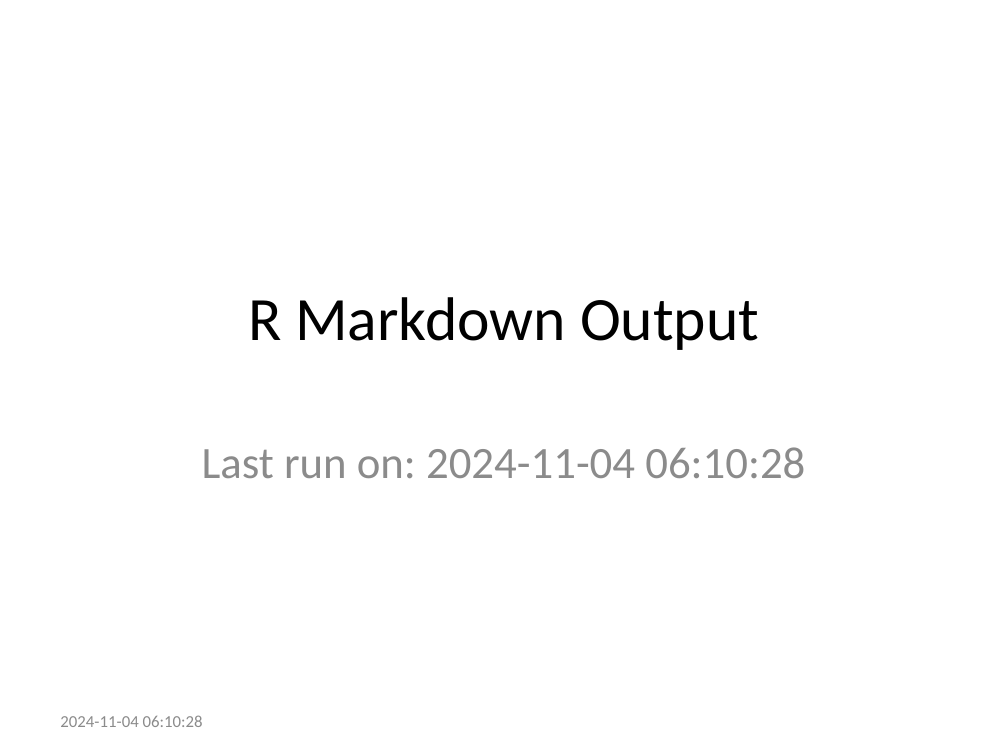
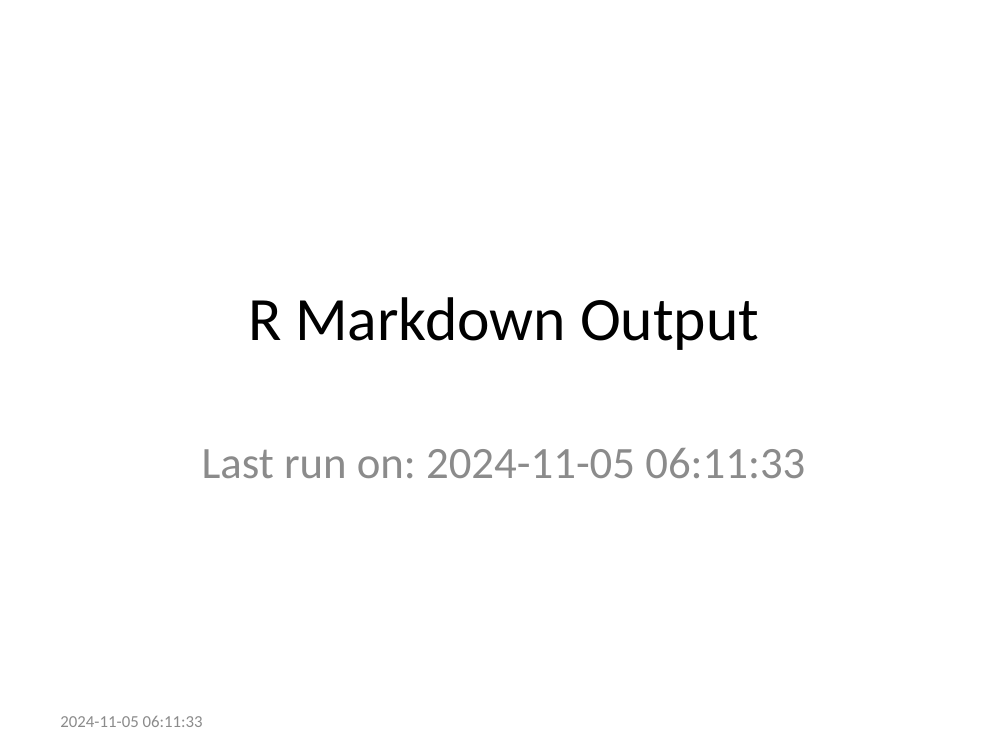
Before and after one commit to ries9112/R-Markdown-Gallery, a slide deck: slide 1 of presentations/powerpoint.pptx. Drawn at 1008x756 pixels with LibreOffice and Linux fonts; fonts in the diff are those of the drawing. Boxes give left, top, right and bottom in pixels: in the first picture for what was removed or moved away, otherwise in the second. Text is boxed around its words. In the diff, an @@ line names an element or a change of style, - is before the commit and + after.

Commit message:
Refresh R Markdown examples from CI automated process

```diff
--- a/presentations/powerpoint.pptx
+++ b/presentations/powerpoint.pptx
@@ subtitle at (202,448,805,478): text changed @@
-Last run on: 2024-11-04 06:10:28
+Last run on: 2024-11-05 06:11:33
@@ text at (60,716,203,727): text changed @@
-2024-11-04 06:10:28
+2024-11-05 06:11:33
```
Also in this commit, not shown: 15 other files.
